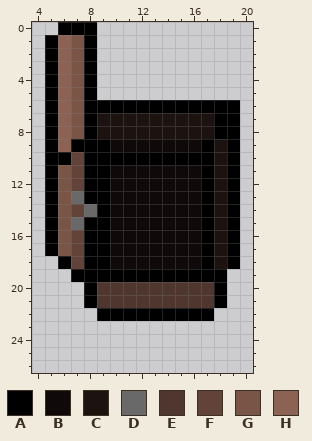
Two states of a pixel-art sprite, Q2 Project/src/objectSprites/chestOpenRight.png. Above is the file before it was changed.
The file is 84x84 pixels, drawn in blocks of 3x3; one block is one cell here. Shown: x 4..20, y 0..26.
Palette (. is transparent): A #000000  B #0f0a09  C #1c1310  D #696969  E #4f362e  F #614339  G #795548  H #8c6254
Pixels before, first column x 5:
 0 .AAA...........
 1 AHGA...........
 2 AHGA...........
 3 AHGA...........
 4 AHGA...........
 5 AHGA...........
 6 AHGAAAAAAAAAAAA
 7 AHGACCCCCCCCCAA
 8 AHGACCCCCCCCCAA
 9 AHAAABBBBBBBACA
10 AAFAAAAAAAAAACA
11 AGFAABBBBBBBACA
12 AGFAABBBBBBBACA
13 AGDAABBBBBBBACA
14 AGFDABBBBBBBACA
15 AGDAABBBBBBBACA
16 AGFAABBBBBBBACA
17 AGFAABBBBBBBACA
18 .AFAABBBBBBBACA
19 ..AAAAAAAAAAAA.
20 ...AEEEEEEEEEA.
21 ...AEEEEEEEEEA.
22 ....AAAAAAAAA..
New version:
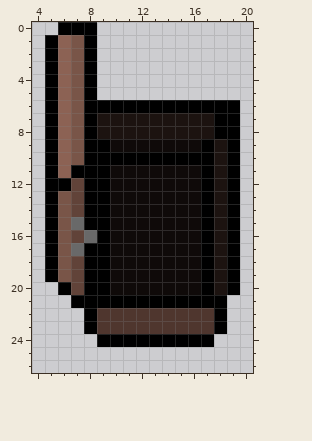
The author wrote: added chests, will add items later
From old to new:
There is now colour A in row 18 at x 5; in row 19 at x 5 and 19; in row 20 at x 6 and 19; in row 21 at x 7; in rows 22 to 23 at x 8 and 18; in row 24 at x 9 to 17.
The edit turns colour D into colour A in row 14 at x 8.
The edit turns colour E into colour A in row 20 at x 9 and 17; in row 21 at x 9 to 17.
The edit turns colour F into colour A in row 11 at x 7.
The edit turns colour G into colour A in row 12 at x 6.
The edit turns colour A into colour B in row 19 at x 10 to 16.
The edit turns colour E into colour B in row 20 at x 10 to 16.
The edit turns colour A into colour C in rows 19 to 20 at x 18.
The edit turns colour A into colour D in row 16 at x 8.
The edit turns colour F into colour D in row 17 at x 7.
There is now colour E in row 23 at x 9 to 17.
The edit turns colour A into colour E in row 22 at x 9 to 17.
There is now colour F in row 20 at x 7.
The edit turns colour A into colour F in row 19 at x 7.
The edit turns colour D into colour F in row 13 at x 7.
There is now colour G in row 19 at x 6.
The edit turns colour A into colour G in row 9 at x 7; in row 18 at x 6.
The edit turns colour F into colour G in row 10 at x 7.
The edit turns colour A into colour H in row 10 at x 6.
The edit turns colour G into colour H in row 11 at x 6.
Boxes around the changes in both pictures, in picture pixels (x1, y1, x2, y2):
changed: (45, 139, 240, 347)
